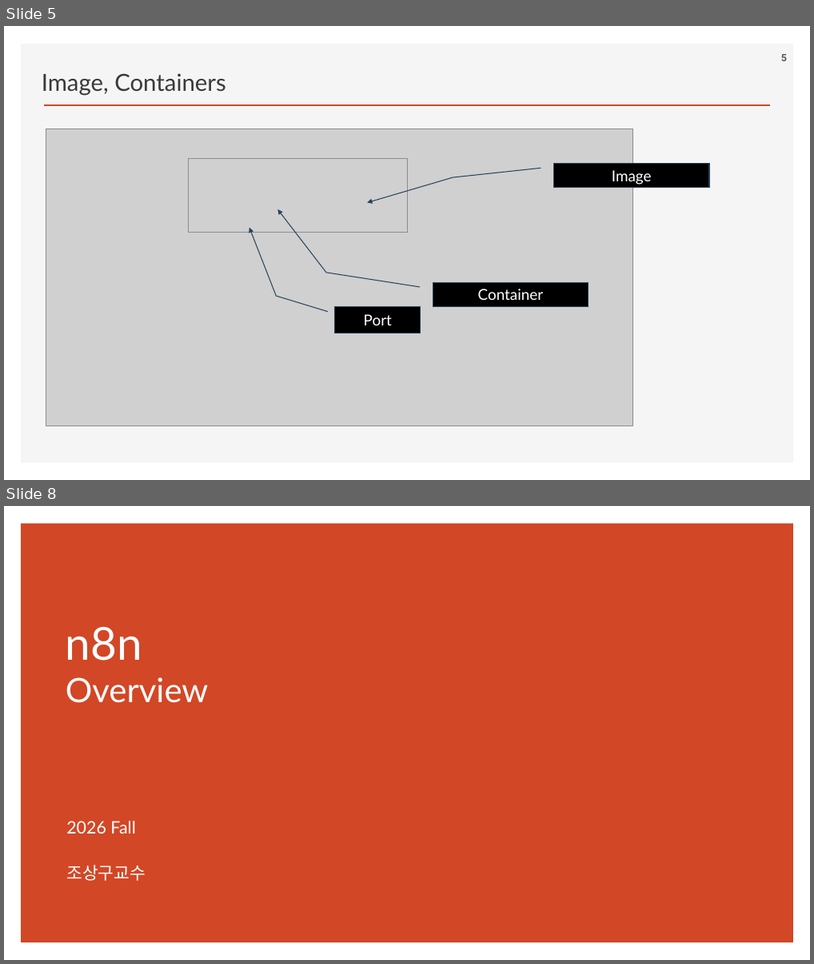
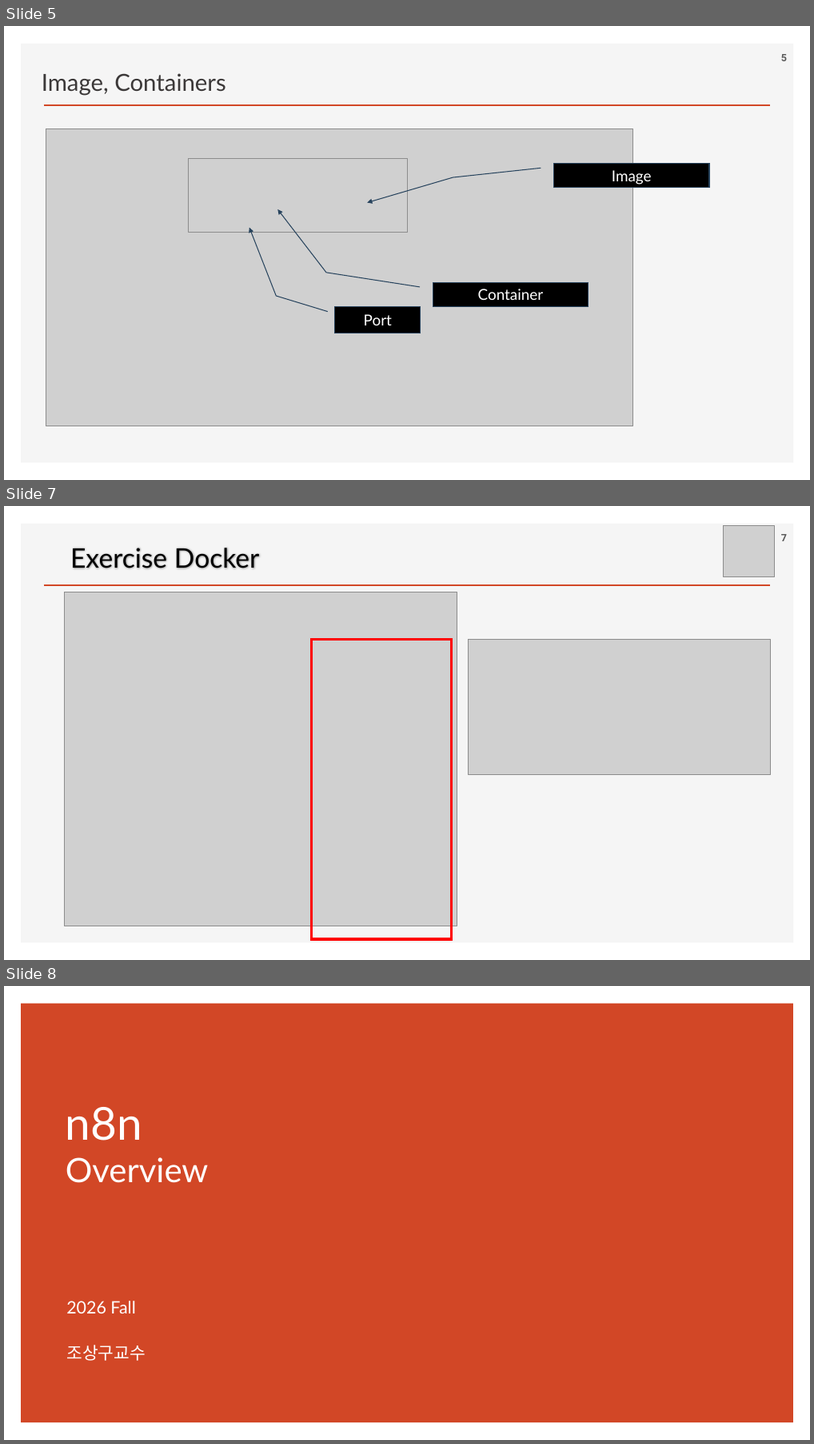
Before and after one commit to ancestor9/2026_Fall_AI-Workflow, a slide deck: PPTs/04_AI Workflow_n8n.pptx. Shown one above the other, each under a label of ours: slides 5 and 8 before the commit, slides 5, 7 and 8 after it; the slides between them are not shown. The pictures are 814x964 and 814x1444 pixels, drawn with LibreOffice and Linux fonts; fonts in the diff are those of the drawing; grey boxes stand for pictures; background and template pictures are left out. Boxes give left, top, right and bottom in pixels: in the first picture for what was removed or moved away, otherwise in the second. Text is boxed around its words. In the diff, an @@ line names an element or a change of style, - is before the commit and + after.

```diff
--- a/PPTs/04_AI Workflow_n8n.pptx
+++ b/PPTs/04_AI Workflow_n8n.pptx
@@ slide 7 added at <box>4,506,810,960</box>, background #FFFFFF; not listed: 2 template elements that a slide beside it also shows @@
@@ picture added at <box>724,526,774,576</box> @@
@@ title added at <box>70,548,260,568</box>, 32 pt, text #000000 @@
+Exercise Docker
@@ page number added at <box>782,534,787,541</box>, 12 pt, text #595959, bold @@
+7
@@ picture added at <box>65,592,457,925</box> @@
@@ rectangle added at <box>311,639,452,939</box>, outline #FF0000 3 pt @@
@@ picture added at <box>469,639,771,774</box> @@
```
Also in this commit, not shown: 1 slide changed.
